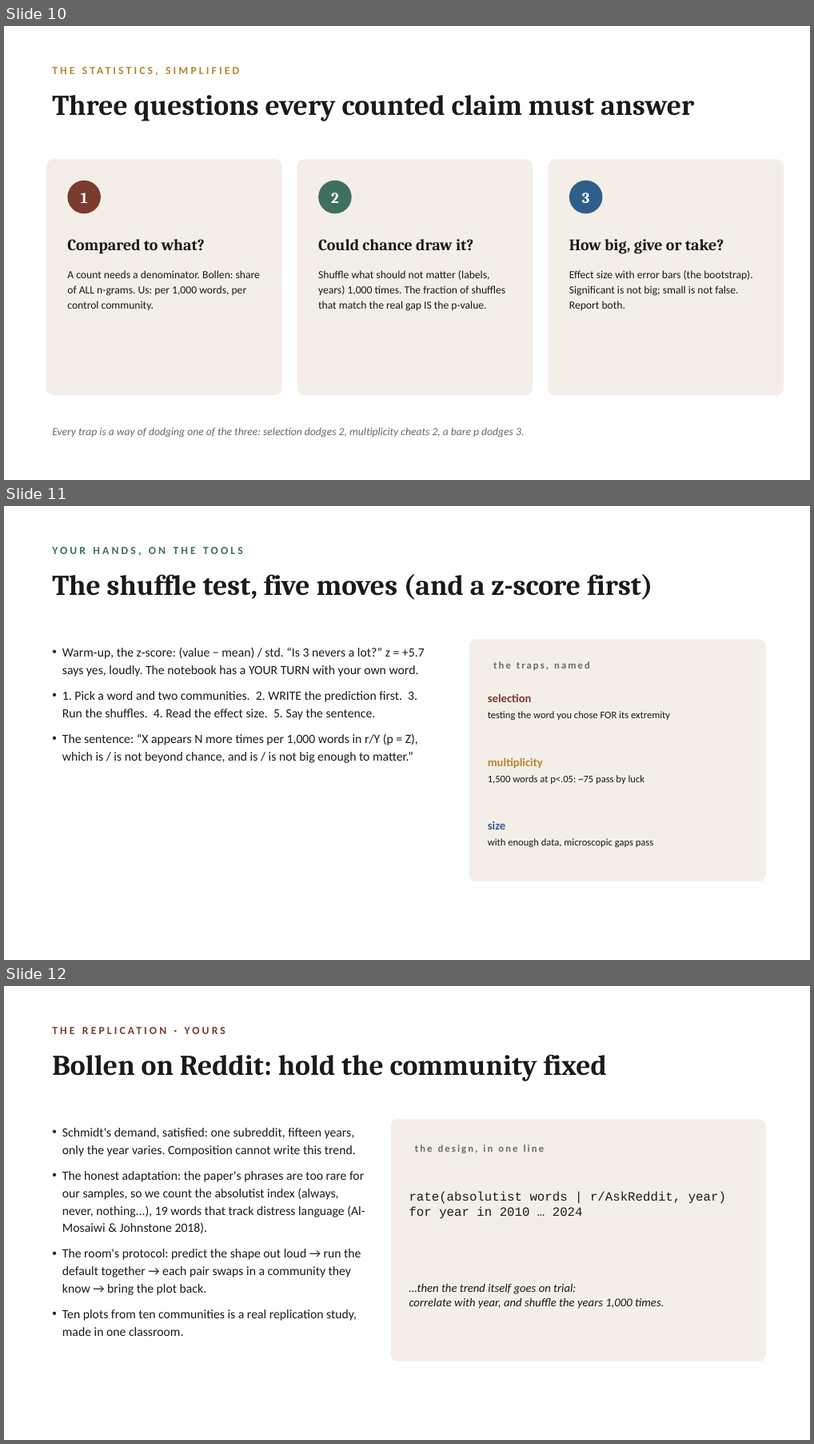
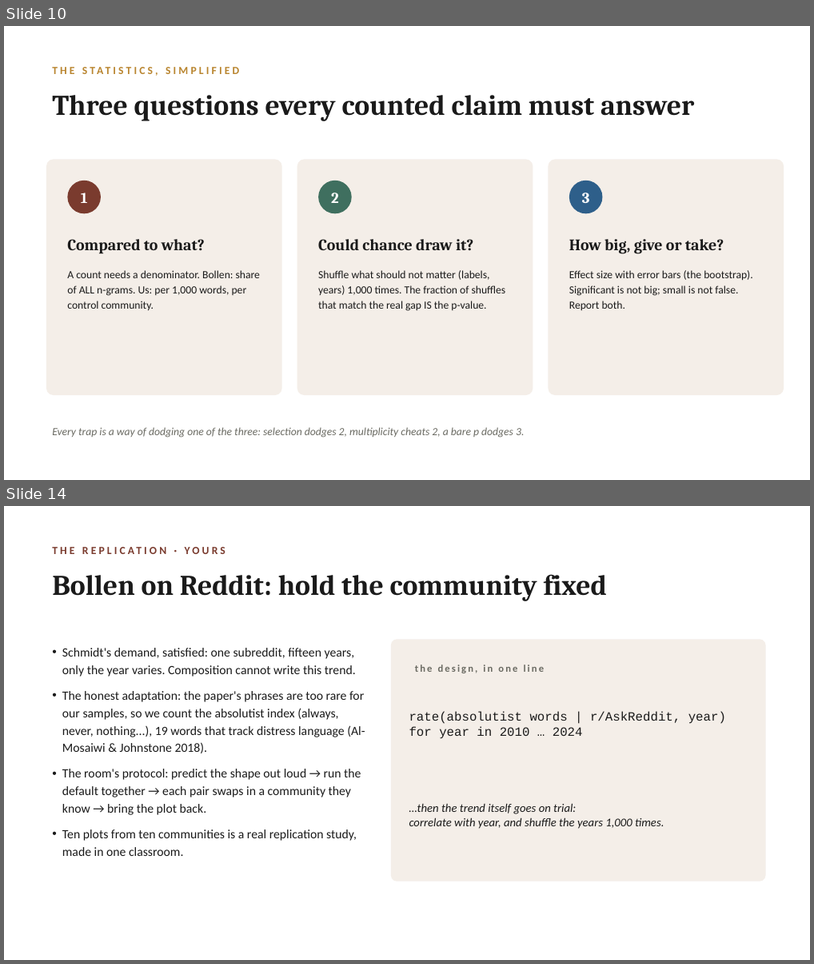
Before and after one commit to lucianli123/culture-as-data-2026, a slide deck: slides/week-02-lecture-draft.pptx. Shown one above the other, each under a label of ours: slides 10, 11 and 12 before the commit, slides 10 and 14 after it; the slides between them are not shown. The pictures are 814x1444 and 814x964 pixels, drawn with LibreOffice and Linux fonts; fonts in the diff are those of the drawing. Boxes give left, top, right and bottom in pixels: in the first picture for what was removed or moved away, otherwise in the second. Text is boxed around its words. In the diff, an @@ line names an element or a change of style, - is before the commit and + after.

Commit message:
Week 2 deck: bootstrap and shuffle slides with live figures, truth-as-surviving-rivals capstone slide; build script kept in repo

```diff
--- a/slides/week-02-lecture-draft.pptx
+++ b/slides/week-02-lecture-draft.pptx
@@ slide 11 removed at (x1=4, y1=506, x2=810, y2=960), background #FFFFFF @@
@@ text removed at (x1=52, y1=547, x2=243, y2=556) @@
-YOUR HANDS, ON THE TOOLS
@@ text removed at (x1=52, y1=574, x2=654, y2=600) @@
-The shuffle test, five moves (and a z-score first)
@@ text removed at (x1=62, y1=647, x2=425, y2=763) @@
-• Warm-up, the z-score: (value − mean) / std. “Is 3 nevers a lot?” z = +5.7 says yes, loudly. The notebook has a YOUR TURN with your own word.
-• 1. Pick a word and two communities. 2. WRITE the prediction first. 3. Run the shuffles. 4. Read the effect size. 5. Say the sentence.
-• The sentence: “X appears N more times per 1,000 words in r/Y (p = Z), which is / is not beyond chance, and is / is not big enough to matter.”
@@ rounded rectangle removed at (x1=470, y1=639, x2=766, y2=881) @@
@@ text removed at (x1=494, y1=661, x2=590, y2=670) @@
-the traps, named
@@ text removed at (x1=488, y1=693, x2=532, y2=702) @@
-selection
@@ text removed at (x1=488, y1=711, x2=670, y2=720) @@
-testing the word you chose FOR its extremity
@@ text removed at (x1=488, y1=757, x2=543, y2=768) @@
-multiplicity
@@ text removed at (x1=488, y1=775, x2=646, y2=784) @@
-1,500 words at p<.05: ~75 pass by luck
@@ text removed at (x1=488, y1=820, x2=506, y2=829) @@
-size
@@ text removed at (x1=488, y1=838, x2=654, y2=847) @@
-with enough data, microscopic gaps pass
@@ what was slide 12 is now slide 14 @@
```
Also in this commit, not shown: 5 slides changed, 4 slides added, 1 other file.
